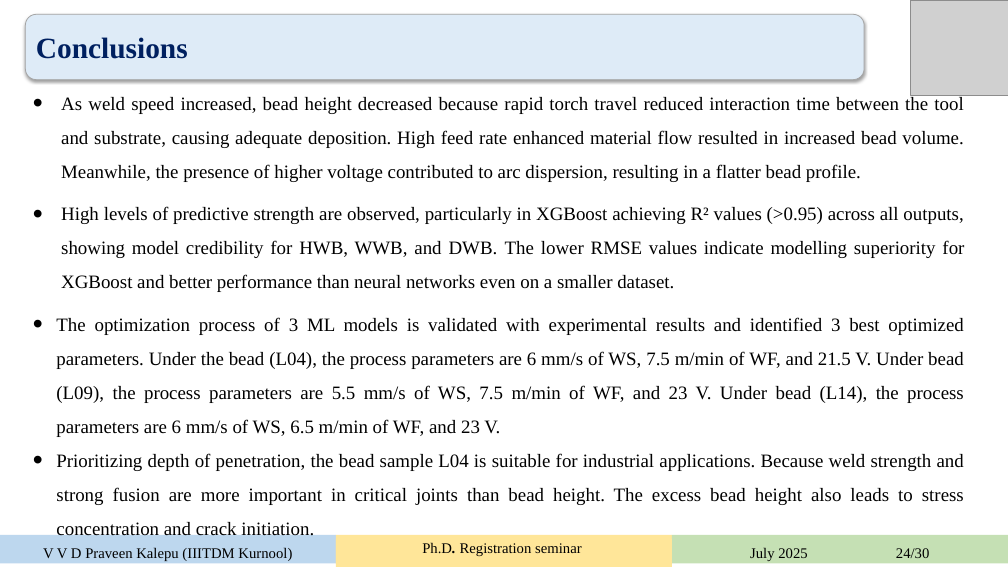
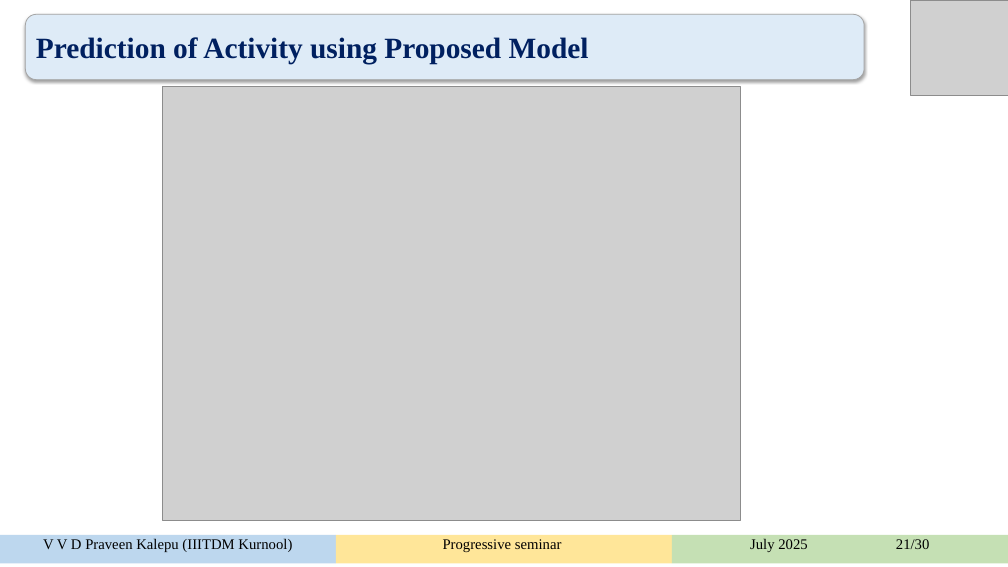
Before and after one commit to rishitmaurya/Human-Activity-Recognition, a slide deck: slide 26 of HAR_rishit.pptx (slide 28 before the commit). Drawn at 1008x567 pixels with LibreOffice and Linux fonts; fonts in the diff are those of the drawing; grey boxes stand for pictures. Boxes give left, top, right and bottom in pixels: in the first picture for what was removed or moved away, otherwise in the second. Text is boxed around its words. In the diff, an @@ line names an element or a change of style, - is before the commit and + after.

```diff
--- a/HAR_rishit.pptx
+++ b/HAR_rishit.pptx
@@ text in rounded rectangle at [36, 37, 589, 65]: text changed @@
-Conclusions
+Prediction of Activity using Proposed Model
@@ picture added at [163, 87, 740, 520] @@
@@ text removed at [56, 95, 964, 536] @@
-• As weld speed increased, bead height decreased because rapid torch travel reduced interaction time between the tool and substrate, causing adequate deposition. High feed rate enhanced material flow resulted in increased bead volume. Meanwhile, the presence of higher voltage contributed to arc dispersion, resulting in a flatter bead profile.
-• High levels of predictive strength are observed, particularly in XGBoost achieving R² values (>0.95) across all outputs, showing model credibility for HWB, WWB, and DWB. The lower RMSE values indicate modelling superiority for XGBoost and better performance than neural networks even on a smaller dataset.
-• The optimization process of 3 ML models is validated with experimental results and identified 3 best optimized parameters. Under the bead (L04), the process parameters are 6 mm/s of WS, 7.5 m/min of WF, and 21.5 V. Under bead (L09), the process parameters are 5.5 mm/s of WS, 7.5 m/min of WF, and 23 V. Under bead (L14), the process parameters are 6 mm/s of WS, 6.5 m/min of WF, and 23 V.
-• Prioritizing depth of penetration, the bead sample L04 is suitable for industrial applications. Because weld strength and strong fusion are more important in critical joints than bead height. The excess bead height also leads to stress concentration and crack initiation.
@@ freeform shape "V V D Praveen Kalepu ..." at [0, 535, 336, 564]: line spacing 1.5 to 1 @@
@@ freeform shape "Progressive seminar" at [336, 535, 671, 564]: line spacing 1.5 to 1 @@
@@ freeform shape removed at [336, 539, 671, 567] @@
-Ph.D. Registration seminar
@@ text in freeform shape at [750, 538, 930, 552]: text changed @@
-July 2025 24/30
+July 2025 21/30
```
Also in this commit, not shown: 3 other slides changed, 5 slides removed, 5 other files.
